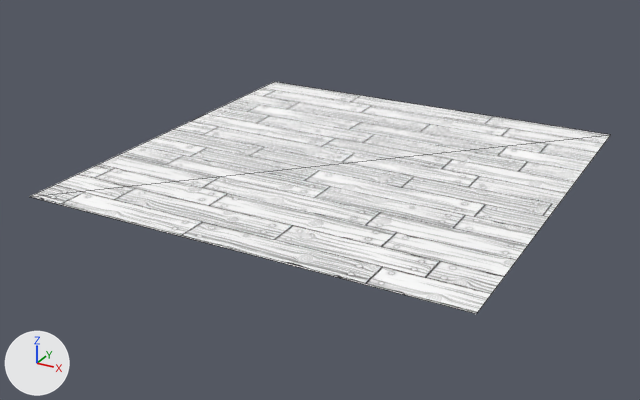
One commit to the glTF model client/assets/environment/table-tavern.glb: the scene before it, then after it.
Both versions are drawn from a camera (50 mm lens) standing at (48.9, -95.7, 41.5) and looking at (-2.0, -3.2, -4.8). The axes (+X, +Y, +Z) are drawn at lower left. The lights are the same throughout. The first picture is the older version. Mesh edges are drawn as thin lines. Where no turn or scale is listed for an object, it has been applied to the vertices.

The older version as bpy lines, for what is in view:
```python
mat_bg = bpy.data.materials.new('bg')
mat_bg.use_nodes = True; mat_bg.node_tree.nodes.clear()
_N = mat_bg.node_tree.nodes; _L = mat_bg.node_tree.links
n0 = _N.new('ShaderNodeBsdfPrincipled'); n0.name = 'Principled BSDF'
n1 = _N.new('ShaderNodeOutputMaterial'); n1.name = 'Material Output'
n2 = _N.new('ShaderNodeTexImage'); n2.name = 'Image Texture'
n2.image = img_stylized_wood_planks_001_ambientocclusion
n3 = _N.new('ShaderNodeMath'); n3.name = 'Math'
n3.operation = 'MULTIPLY'
n3.inputs[1].default_value = 0.0  # 'Value'
n4 = _N.new('ShaderNodeSeparateColor'); n4.name = 'Separate Color'
n5 = _N.new('ShaderNodeTexImage'); n5.name = 'Image Texture.001'
n5.image = img_stylized_wood_planks_001_roughness
n6 = _N.new('ShaderNodeNormalMap'); n6.name = 'Normal Map'
n6.uv_map = 'UVMap'
n6.inputs[0].default_value = 2.2  # 'Strength'
n7 = _N.new('ShaderNodeTexImage'); n7.name = 'Image Texture.002'
n7.image = img_stylized_wood_planks_001_normal
_L.new(n0.outputs[0], n1.inputs[0])  # 'BSDF' to 'Surface'
_L.new(n2.outputs[0], n0.inputs[0])  # 'Color' to 'Base Color'
_L.new(n3.outputs[0], n0.inputs[1])  # 'Value' to 'Metallic'
_L.new(n4.outputs[2], n3.inputs[0])  # 'Blue' to 'Value'
_L.new(n4.outputs[1], n0.inputs[2])  # 'Green' to 'Roughness'
_L.new(n5.outputs[0], n4.inputs[0])  # 'Color' to 'Color'
_L.new(n6.outputs[0], n0.inputs[5])  # 'Normal' to 'Normal'
_L.new(n7.outputs[0], n6.inputs[1])  # 'Color' to 'Color'
me_plane_001 = bpy.data.meshes.new('Plane.001')
me_plane_001.from_pydata(...)  # 4 vertices, 2 faces; spans x -27.8..27.8, y -27.8..27.8, z 0.0
me_plane_001.materials.append(mat_bg)
ob_plane = bpy.data.objects.new('Plane', me_plane_001)
ob_plane.location = (0.0, 0.0, -0.3)
```
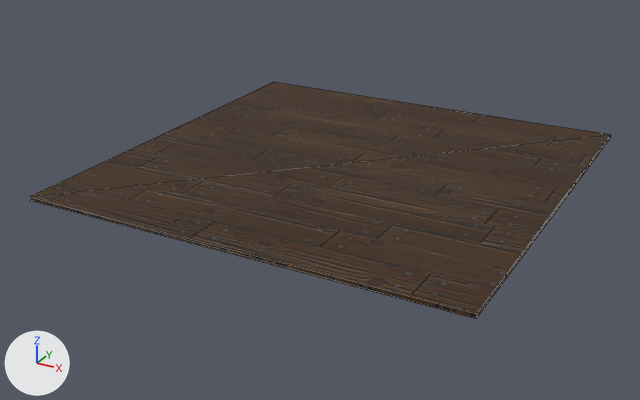
Location of each change, [x1, y1, x2, y2] in pixels of the pictures (640 x 400 px):
'Plane', surface changed, reshaped (white to brown)
    before: [29, 82, 610, 314]
    after: [29, 82, 611, 318]
part 1 of me_plane_001, built on
    after: [29, 135, 611, 318]
part 2 of me_plane_001, surface changed (white to brown)
    both: [29, 82, 610, 314]

Patch to the scene script:
```diff
--- a/client/assets/environment/table-tavern.glb.py
+++ b/client/assets/environment/table-tavern.glb.py
@@ img_stylized_wood_planks_001_basecolor @@
+img_stylized_wood_planks_001_basecolor = load_image('Stylized_Wood_Planks_001_basecolor', '_unpacked/Stylized_Wood_Planks_001_basecolor', 1024, 1024, 'sRGB')
@@ mat_bg @@
 n2 = _N.new('ShaderNodeTexImage'); n2.name = 'Image Texture'
-n2.image = img_stylized_wood_planks_001_ambientocclusion
+n2.image = img_stylized_wood_planks_001_basecolor
 n3 = _N.new('ShaderNodeMath'); n3.name = 'Math'
@@ me_plane_001 @@
 # used by ob_plane; location = (0.0, 0.0, -0.3)
-me_plane_001.from_pydata(...)  # 4 vertices, 2 faces; spans x -27.8..27.8, y -27.8..27.8, z 0.0
+me_plane_001.from_pydata(...)  # 8 vertices, 12 faces; spans x -27.8..27.8, y -27.8..27.8, z -0.5..0.0
+# me_plane_001 part 1
+# 2 faces are deleted
+# 4 vertices are added at (-27.8, -27.8, -0.5), (27.8, -27.8, -0.5), (27.8, 27.8, -0.5), (-27.8, 27.8, -0.5)
+# 12 new faces join them
+# me_plane_001 part 2: 2 kept faces spanning x -27.8..27.8, y -27.8..27.8, z 0.0 get new texture (UV) coordinates
 me_plane_001.materials.append(mat_bg)
```
